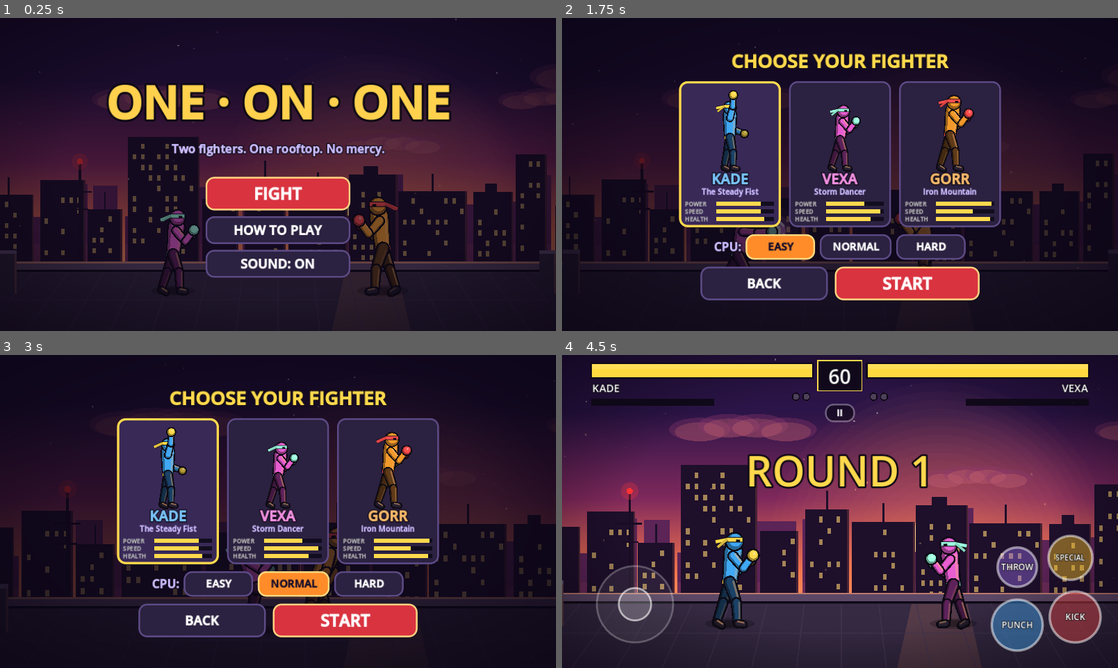
Above: before the commit, frames 1-4 (two rows, left to right).
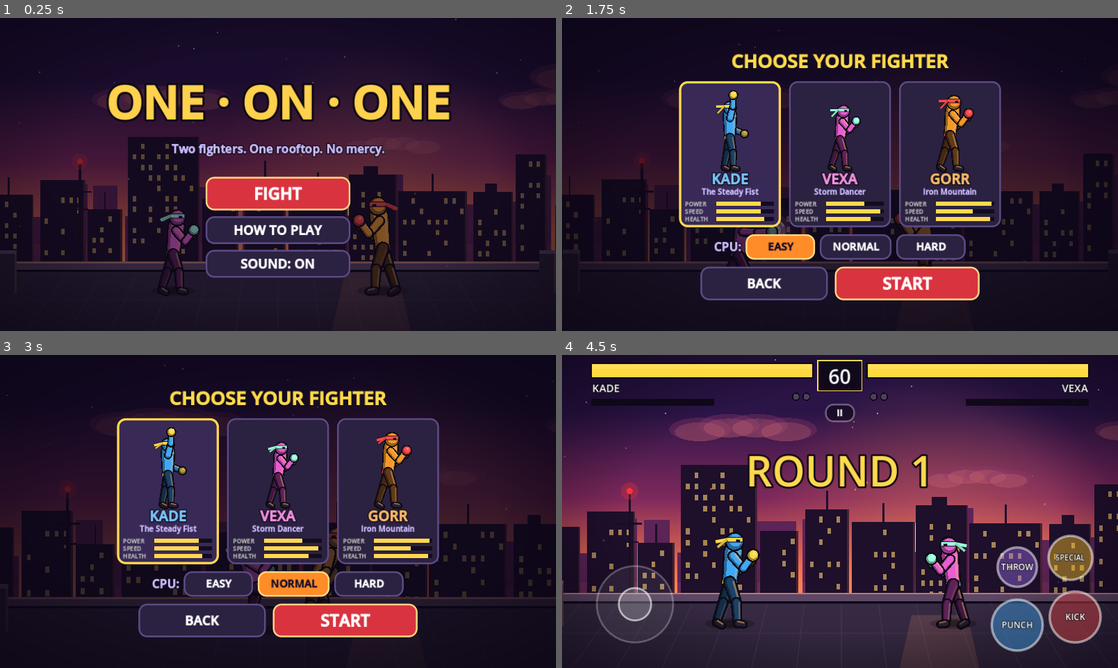
Above: after the commit, the same moments.

Repository: ravic906/One-on-one
Game: Godot game, scene res://scenes/main.tscn
Two runs of this game, one before a commit and one after it. Both use one fixed random seed, a clock stepped at 60 frames per second and the inputs below.
Inputs:
- Up to frame 1 (0.25 s): no input
- Up to frame 2 (1.75 s): click "FIGHT" at 0.5 s; click "EASY" at 1.25 s
- Up to frame 3 (3 s): click "EASY" at 2 s; click "NORMAL" at 2.75 s
- Up to frame 4 (4.5 s): click "NORMAL" at 3.5 s; click "START" at 4.25 s

The runs differ from the first frame. In frame 1, less than 0.1% of the frame differs, in the area x 7-94%, y 4-57%; in frame 2, less than 0.1%; in frame 3, less than 0.1%; in frame 4, 0.3%, in the area x 4-97%, y 1-96%.

Commit message:
Fix low frame rate on phones
- Render at CSS pixels instead of device pixel density (allow_hidpi
  off): about 9x fewer pixels on a 3x phone screen
- Background split into layers drawn once and moved for parallax,
  instead of re-issuing ~1,000 draw commands every frame; sun glow is
  one gradient sprite instead of 16 large translucent circles
- Full-screen dim/flash overlays only redraw while active; HUD only
  redraws when a value changes; select-screen portraits only animate
  while visible
- Capsule outlines use a precomputed half-circle (no per-point trig),
  fewer after-images and floating dust motes
- Cap catch-up physics steps at 3 per frame, drop unsupported 2D MSAA
- Add --fps developer flag (frame rate, frame time, draw calls)

Measured in headless Chromium (software rendering, phone viewport at
2.6x pixel density): 4.4 -> 16.7 fps, script time 257 -> 73 ms/frame.

Co-Authored-By: Claude Opus 5.5 <noreply@anthropic.com>
Claude-Session: https://claude.ai/code/session_013m1r7AJTYZ6FewADGF8ZPL

Diff:
--- a/project.godot
+++ b/project.godot
@@ -18,6 +18,7 @@
 window/stretch/mode="canvas_items"
 window/stretch/aspect="expand"
 window/handheld/orientation=4
+window/dpi/allow_hidpi=false
 
 [input_devices]
 
@@ -26,6 +27,7 @@
 [physics]
 
 common/physics_ticks_per_second=60
+common/max_physics_steps_per_frame=3
 
 [rendering]
 
@@ -33,4 +35,3 @@
 renderer/rendering_method.mobile="gl_compatibility"
 textures/vram_compression/import_etc2_astc=true
 environment/defaults/default_clear_color=Color(0.08, 0.06, 0.12, 1)
-anti_aliasing/quality/msaa_2d=1
--- a/scripts/arena.gd
+++ b/scripts/arena.gd
@@ -50,7 +50,12 @@
 var super_user: Fighter
 
 var _acc := 0.0
-var _bg_layer: Layer
+var _parallax: Array = []    ## [node, factor] pairs moved with the camera
+var _cloud_nodes: Array = []
+var _antenna_light: Layer
+var _light_on := false
+var _dark_drawn := false
+var _flash_drawn := false
 var _dark_layer: Layer
 var _fx_layer: Layer         ## normal blending: dust, motes
 var _glow_layer: Layer       ## additive blending: sparks, trails, projectiles
@@ -63,7 +68,7 @@
 
 func _init() -> void:
 	_build_stage()
-	_bg_layer = _make_layer(_draw_bg)
+	_build_stage_nodes()
 	_dark_layer = _make_layer(_draw_dark)
 	for i in 2:
 		var f := Fighter.new()
@@ -115,11 +120,48 @@
 	return tr
 
 
-func _make_layer(cb: Callable) -> Layer:
+func _make_layer(cb: Callable, parent: Node = null) -> Layer:
 	var l := Layer.new()
 	l.cb = cb
-	add_child(l)
+	(parent if parent else self).add_child(l)
 	return l
+
+
+## Background layers: each is drawn once and then only moved (parallax) by the camera.
+func _build_stage_nodes() -> void:
+	_parallax.append([_make_layer(_draw_sky), 0.0])
+	var sun := Node2D.new()
+	add_child(sun)
+	var glow := Sprite2D.new()
+	var g := Gradient.new()
+	g.offsets = PackedFloat32Array([0.0, 0.25, 1.0])
+	g.colors = PackedColorArray([Color(1.0, 0.6, 0.38, 0.55), Color(1.0, 0.55, 0.35, 0.32), Color(1.0, 0.5, 0.35, 0.0)])
+	var tex := GradientTexture2D.new()
+	tex.gradient = g
+	tex.fill = GradientTexture2D.FILL_RADIAL
+	tex.fill_from = Vector2(0.5, 0.5)
+	tex.fill_to = Vector2(1.0, 0.5)
+	tex.width = 128
+	tex.height = 128
+	glow.texture = tex
+	glow.position = SUN_POS
+	glow.scale = Vector2.ONE * (300.0 / 64.0)
+	sun.add_child(glow)
+	_make_layer(_draw_sun, sun)
+	_parallax.append([sun, 0.08])
+	var clouds := Node2D.new()
+	add_child(clouds)
+	for c in _clouds:
+		var cl := _make_layer(_draw_cloud.bind(c), clouds)
+		_cloud_nodes.append(cl)
+	_parallax.append([clouds, 0.15])
+	_parallax.append([_make_layer(_draw_skyline.bind(0)), 0.28])
+	_parallax.append([_make_layer(_draw_skyline.bind(1)), 0.52])
+	var ant := _make_layer(_draw_antenna)
+	_antenna_light = _make_layer(_draw_antenna_light, ant)
+	_parallax.append([ant, 0.55])
+	_make_layer(_draw_floor)
+	_parallax.append([_make_layer(_draw_reflection), 0.08])
 
 
 ## Starts a match. p2_ai is always on; p1_ai turns the match into a CPU-vs-CPU demo.
@@ -173,7 +215,6 @@
 
 func _process(delta: float) -> void:
 	_update_camera(delta)
-	_bg_layer.queue_redraw()
 	touch.visible = not demo and phase in ["intro", "fight", "ko"] and touch.wanted()
 
 
@@ -207,6 +248,8 @@
 		off = Vector2(randf_range(-shake, shake), randf_range(-shake, shake))
 	scale = Vector2(zoom, zoom)
 	position = vp * 0.5 - cam * zoom + off
+	for pl in _parallax:
+		pl[0].position = _par(pl[1])
 
 
 func _physics_process(_delta: float) -> void:
@@ -553,6 +596,14 @@
 			p.vel *= 0.94
 		p.life -= 1
 	parts = parts.filter(func(p): return p.life > 0)
+	for i in _clouds.size():
+		var c: Dictionary = _clouds[i]
+		var cx: float = fposmod(c.x + frame * c.speed + 900.0, D.W + 1800.0) - 900.0
+		_cloud_nodes[i].position = Vector2(cx, c.y)
+	var on := (frame / 40) % 2 == 0
+	if on != _light_on:
+		_light_on = on
+		_antenna_light.queue_redraw()
 	for m in _motes:
 		var mp: Vector2 = m.pos
 		mp += m.vel + Vector2(sin(frame * 0.02 + m.ph) * 0.15, 0)
@@ -568,15 +619,21 @@
 			f.disp_hp = f.hp
 	_fx_layer.queue_redraw()
 	_glow_layer.queue_redraw()
-	_dark_layer.queue_redraw()
-	_flash_layer.queue_redraw()
+	# Full-screen overlays only redraw while active (plus one frame to clear).
+	if super_flash > 0 or _dark_drawn:
+		_dark_layer.queue_redraw()
+		_dark_drawn = super_flash > 0
+	if white_flash > 0.01 or _flash_drawn:
+		_flash_layer.queue_redraw()
+		_flash_drawn = white_flash > 0.01
 
 
 ## Normal-blended effects: dust clouds and floating motes.
 func _draw_fx(ci: CanvasItem) -> void:
 	for m in _motes:
 		var a := 0.25 + 0.2 * sin(frame * 0.05 + m.ph)
-		ci.draw_circle(m.pos, m.r, Color(1.0, 0.8, 0.6, a))
+		var r: float = m.r
+		ci.draw_rect(Rect2(m.pos.x - r, m.pos.y - r, r * 2.0, r * 2.0), Color(1.0, 0.8, 0.6, a))
 	for p in parts:
 		if p.kind == "dust":
 			var k: float = float(p.life) / p.max
@@ -672,7 +729,7 @@
 	for i in 7:
 		_clouds.append({"x": rng.randf_range(-600, D.W + 600), "y": rng.randf_range(40, 230),
 			"w": rng.randf_range(90, 200), "speed": rng.randf_range(0.08, 0.25)})
-	for i in 26:
+	for i in 14:
 		_motes.append({"pos": Vector2(rng.randf_range(-200, D.W + 200), rng.randf_range(150, D.FLOOR)),
 			"vel": Vector2(rng.randf_range(0.1, 0.35), rng.randf_range(-0.25, -0.05)),
 			"r": rng.randf_range(1.0, 2.4), "ph": rng.randf() * TAU})
@@ -683,94 +740,99 @@
 	return (cam - Vector2(D.W * 0.5, D.H * 0.5)) * (1.0 - f)
 
 
-func _draw_bg(ci: CanvasItem) -> void:
-	var top := -500.0
-	var bottom := D.H + 500.0
-	var L := -900.0
-	var R := D.W + 900.0
-	# Sky gradient (dusk), fixed to the screen.
-	ci.draw_set_transform(_par(0.0), 0.0, Vector2.ONE)
-	var bands := [Color(0.06, 0.04, 0.14), Color(0.17, 0.08, 0.28), Color(0.5, 0.16, 0.36), Color(0.96, 0.46, 0.3), Color(1.0, 0.62, 0.36)]
-	var ys := [top, 110.0, 250.0, 370.0, 430.0]
-	for i in bands.size() - 1:
-		var pts := PackedVector2Array([Vector2(L, ys[i]), Vector2(R, ys[i]), Vector2(R, ys[i + 1]), Vector2(L, ys[i + 1])])
-		ci.draw_polygon(pts, PackedColorArray([bands[i], bands[i], bands[i + 1], bands[i + 1]]))
-	ci.draw_set_transform(_par(0.03), 0.0, Vector2.ONE)
+const SUN_POS := Vector2(640, 340)
+const HORIZON := 420.0
+const BG_L := -900.0
+const BG_R := D.W + 900.0
+const SKY := [Color(0.06, 0.04, 0.14), Color(0.17, 0.08, 0.28), Color(0.5, 0.16, 0.36), Color(0.96, 0.46, 0.3), Color(1.0, 0.62, 0.36)]
+
+
+func _draw_sky(ci: CanvasItem) -> void:
+	var ys := [-500.0, 110.0, 250.0, 370.0, 430.0]
+	for i in SKY.size() - 1:
+		var pts := PackedVector2Array([Vector2(BG_L, ys[i]), Vector2(BG_R, ys[i]), Vector2(BG_R, ys[i + 1]), Vector2(BG_L, ys[i + 1])])
+		ci.draw_polygon(pts, PackedColorArray([SKY[i], SKY[i], SKY[i + 1], SKY[i + 1]]))
 	for st in _stars:
-		var tw := 0.45 + 0.35 * sin(frame * 0.05 + st.x)
-		ci.draw_circle(st, 1.3, Color(1, 1, 1, tw * clampf((260.0 - st.y) / 200.0, 0.0, 1.0)))
-	# Setting sun with glow and retro bands.
-	ci.draw_set_transform(_par(0.08), 0.0, Vector2.ONE)
-	var sun := Vector2(640, 340)
-	for i in 16:
-		ci.draw_circle(sun, 66.0 + i * 14.0, Color(1.0, 0.55, 0.35, 0.028))
-	ci.draw_circle(sun, 64, Color(1.0, 0.72, 0.42))
-	ci.draw_circle(sun + Vector2(0, -10), 52, Color(1.0, 0.84, 0.55))
+		var a := clampf((260.0 - st.y) / 200.0, 0.0, 1.0) * (0.5 + 0.4 * fposmod(st.x * 0.37, 1.0))
+		ci.draw_rect(Rect2(st.x - 1.0, st.y - 1.0, 2.2, 2.2), Color(1, 1, 1, a))
+
+
+func _draw_sun(ci: CanvasItem) -> void:
+	ci.draw_circle(SUN_POS, 64, Color(1.0, 0.72, 0.42))
+	ci.draw_circle(SUN_POS + Vector2(0, -10), 52, Color(1.0, 0.84, 0.55))
 	for i in 5:
-		var by := sun.y + 8.0 + i * 11.0
-		ci.draw_rect(Rect2(sun.x - 70, by, 140, 2.0 + i * 1.3), bands[3])
-	# Drifting clouds lit from below.
-	ci.draw_set_transform(_par(0.15), 0.0, Vector2.ONE)
-	for c in _clouds:
-		var cx: float = fposmod(c.x + frame * c.speed + 900.0, D.W + 1800.0) - 900.0
-		var cy: float = c.y
-		var cw: float = c.w
-		for j in 4:
-			var o := Vector2(cx + (j - 1.5) * cw * 0.3, cy + absf(j - 1.5) * 6.0)
-			ci.draw_set_transform(_par(0.15) + o, 0.0, Vector2(1.0, 0.38))
-			ci.draw_circle(Vector2.ZERO, cw * 0.32, Color(0.55, 0.22, 0.42, 0.35))
-			ci.draw_circle(Vector2(0, 10), cw * 0.26, Color(1.0, 0.55, 0.45, 0.18))
-	# Skyline silhouettes: far layer then near layer.
-	var horizon := 420.0
-	for layer in 2:
-		ci.draw_set_transform(_par(0.28 if layer == 0 else 0.52), 0.0, Vector2.ONE)
-		for b in _skyline:
-			if b.layer != layer:
-				continue
-			var col := Color(0.36, 0.14, 0.34) if layer == 0 else Color(0.12, 0.06, 0.17)
-			var bx: float = b.x
-			var bw: float = b.w
-			var bh: float = b.h
-			ci.draw_rect(Rect2(bx, horizon - bh, bw, bh + 40.0), col)
-			if layer == 1:
-				ci.draw_rect(Rect2(bx + bw - 3.0, horizon - bh, 3.0, bh), Color(1.0, 0.5, 0.35, 0.18))
-				match int(b.roof):
-					1:
-						ci.draw_rect(Rect2(bx + bw * 0.3, horizon - bh - 14.0, bw * 0.3, 14.0), col)
-					2:
-						ci.draw_line(Vector2(bx + bw * 0.5, horizon - bh), Vector2(bx + bw * 0.5, horizon - bh - 30.0), col, 3.0)
-				for wv in b.wins:
-					ci.draw_rect(Rect2(bx + wv.x, horizon - bh + wv.y, 6, 9), Color(1.0, 0.83, 0.45, 0.6))
-		if layer == 0:
-			ci.draw_rect(Rect2(L, horizon - 30.0, R - L, 70.0), Color(1.0, 0.45, 0.4, 0.1))
-	# Antenna with a blinking light.
-	ci.draw_set_transform(_par(0.55), 0.0, Vector2.ONE)
+		var by := SUN_POS.y + 8.0 + i * 11.0
+		ci.draw_rect(Rect2(SUN_POS.x - 70, by, 140, 2.0 + i * 1.3), SKY[3])
+
+
+func _draw_cloud(ci: CanvasItem, c: Dictionary) -> void:
+	var cw: float = c.w
+	for j in 4:
+		var o := Vector2((j - 1.5) * cw * 0.3, absf(j - 1.5) * 6.0)
+		ci.draw_set_transform(o, 0.0, Vector2(1.0, 0.38))
+		ci.draw_circle(Vector2.ZERO, cw * 0.32, Color(0.55, 0.22, 0.42, 0.35))
+		ci.draw_circle(Vector2(0, 10), cw * 0.26, Color(1.0, 0.55, 0.45, 0.18))
+	ci.draw_set_transform(Vector2.ZERO, 0.0, Vector2.ONE)
+
+
+func _draw_skyline(ci: CanvasItem, layer: int) -> void:
+	for b in _skyline:
+		if b.layer != layer:
+			continue
+		var col := Color(0.36, 0.14, 0.34) if layer == 0 else Color(0.12, 0.06, 0.17)
+		var bx: float = b.x
+		var bw: float = b.w
+		var bh: float = b.h
+		ci.draw_rect(Rect2(bx, HORIZON - bh, bw, bh + 40.0), col)
+		if layer == 1:
+			ci.draw_rect(Rect2(bx + bw - 3.0, HORIZON - bh, 3.0, bh), Color(1.0, 0.5, 0.35, 0.18))
+			match int(b.roof):
+				1:
+					ci.draw_rect(Rect2(bx + bw * 0.3, HORIZON - bh - 14.0, bw * 0.3, 14.0), col)
+				2:
+					ci.draw_line(Vector2(bx + bw * 0.5, HORIZON - bh), Vector2(bx + bw * 0.5, HORIZON - bh - 30.0), col, 3.0)
+			for wv in b.wins:
+				ci.draw_rect(Rect2(bx + wv.x, HORIZON - bh + wv.y, 6, 9), Color(1.0, 0.83, 0.45, 0.6))
+	if layer == 0:
+		ci.draw_rect(Rect2(BG_L, HORIZON - 30.0, BG_R - BG_L, 70.0), Color(1.0, 0.45, 0.4, 0.1))
+
+
+func _draw_antenna(ci: CanvasItem) -> void:
 	var dk := Color(0.1, 0.05, 0.14)
 	ci.draw_line(Vector2(140, 440), Vector2(140, 250), dk, 4)
 	ci.draw_line(Vector2(120, 300), Vector2(160, 300), dk, 3)
 	ci.draw_line(Vector2(126, 330), Vector2(154, 330), dk, 3)
-	if (frame / 40) % 2 == 0:
+
+
+func _draw_antenna_light(ci: CanvasItem) -> void:
+	if _light_on:
 		ci.draw_circle(Vector2(140, 248), 5, Color(1, 0.2, 0.2))
 		ci.draw_circle(Vector2(140, 248), 14, Color(1, 0.2, 0.2, 0.25))
-	# Rooftop floor (moves with the fighters).
-	ci.draw_set_transform(Vector2.ZERO, 0.0, Vector2.ONE)
-	var floor_pts := PackedVector2Array([Vector2(L, horizon), Vector2(R, horizon), Vector2(R, bottom), Vector2(L, bottom)])
+
+
+## Warm sun reflection streaking across the roof; moves with the sun layer.
+func _draw_reflection(ci: CanvasItem) -> void:
+	var bottom := D.H + 500.0
+	var sx := SUN_POS.x
+	var refl := PackedVector2Array([Vector2(sx - 45, HORIZON + 18), Vector2(sx + 45, HORIZON + 18), Vector2(sx + 180, bottom), Vector2(sx - 180, bottom)])
+	ci.draw_polygon(refl, PackedColorArray([Color(1, 0.6, 0.4, 0.16), Color(1, 0.6, 0.4, 0.16), Color(1, 0.6, 0.4, 0.0), Color(1, 0.6, 0.4, 0.0)]))
+
+
+func _draw_floor(ci: CanvasItem) -> void:
+	var bottom := D.H + 500.0
+	var floor_pts := PackedVector2Array([Vector2(BG_L, HORIZON), Vector2(BG_R, HORIZON), Vector2(BG_R, bottom), Vector2(BG_L, bottom)])
 	var f_top := Color(0.22, 0.17, 0.27)
 	var f_bot := Color(0.06, 0.05, 0.1)
 	ci.draw_polygon(floor_pts, PackedColorArray([f_top, f_top, f_bot, f_bot]))
-	# Warm sun reflection streaking across the roof.
-	var sx := 640.0 + _par(0.08).x
-	var refl := PackedVector2Array([Vector2(sx - 45, horizon + 18), Vector2(sx + 45, horizon + 18), Vector2(sx + 180, bottom), Vector2(sx - 180, bottom)])
-	ci.draw_polygon(refl, PackedColorArray([Color(1, 0.6, 0.4, 0.16), Color(1, 0.6, 0.4, 0.16), Color(1, 0.6, 0.4, 0.0), Color(1, 0.6, 0.4, 0.0)]))
-	ci.draw_rect(Rect2(L, horizon, R - L, 14), Color(0.36, 0.28, 0.4))
-	ci.draw_rect(Rect2(L, horizon, R - L, 3), Color(1.0, 0.62, 0.45, 0.6))
-	ci.draw_rect(Rect2(L, horizon + 14, R - L, 4), Color(0.06, 0.04, 0.09))
+	ci.draw_rect(Rect2(BG_L, HORIZON, BG_R - BG_L, 14), Color(0.36, 0.28, 0.4))
+	ci.draw_rect(Rect2(BG_L, HORIZON, BG_R - BG_L, 3), Color(1.0, 0.62, 0.45, 0.6))
+	ci.draw_rect(Rect2(BG_L, HORIZON + 14, BG_R - BG_L, 4), Color(0.06, 0.04, 0.09))
 	for i in range(-16, 30):
 		var x0 := i * 60.0
-		ci.draw_line(Vector2(x0, horizon + 18), Vector2(D.W * 0.5 + (x0 - D.W * 0.5) * 2.2, bottom), Color(0.26, 0.2, 0.31, 0.7), 2)
+		ci.draw_line(Vector2(x0, HORIZON + 18), Vector2(D.W * 0.5 + (x0 - D.W * 0.5) * 2.2, bottom), Color(0.26, 0.2, 0.31, 0.7), 2)
 	for j in 5:
-		var ly := horizon + 18.0 + pow(j / 5.0, 1.6) * (bottom - horizon)
-		ci.draw_line(Vector2(L, ly), Vector2(R, ly), Color(0.26, 0.2, 0.31, 0.5), 1.5)
+		var ly := HORIZON + 18.0 + pow(j / 5.0, 1.6) * (bottom - HORIZON)
+		ci.draw_line(Vector2(BG_L, ly), Vector2(BG_R, ly), Color(0.26, 0.2, 0.31, 0.5), 1.5)
 	# Corner pillars (stage edges) with a warm rim.
 	for wx in [D.STAGE_L - 38.0, D.STAGE_R + 8.0]:
 		ci.draw_rect(Rect2(wx, D.FLOOR - 70, 30, 74), Color(0.2, 0.16, 0.25))
--- a/scripts/fighter.gd
+++ b/scripts/fighter.gd
@@ -480,7 +480,7 @@
 	# After-images while dashing or during the super rush.
 	var fast: bool = state == "dash" or (state == "attack" and move.get("super", false) and mf > int(move.s))
 	if fast and state_t % 2 == 0:
-		ghosts.append({"pos": position, "pose": rp.duplicate(), "fc": facing, "life": 12})
+		ghosts.append({"pos": position, "pose": rp.duplicate(), "fc": facing, "life": 8})
 	for g in ghosts:
 		g.life -= 1
 	ghosts = ghosts.filter(func(g): return g.life > 0)
@@ -495,7 +495,7 @@
 	draw_circle(Vector2.ZERO, 28.0 * s * (1.0 - h), Color(0, 0, 0, 0.3))
 	draw_set_transform(Vector2.ZERO, 0.0, Vector2.ONE)
 	for g in ghosts:
-		var k: float = g.life / 12.0
+		var k: float = g.life / 8.0
 		draw_body(self, g.pose, ch, g.fc, false, 0.45 * k, anim_t,
 			Transform2D(0.0, g.pos - position), Color(ch.accent, 1.0))
 	var alpha := 1.0
@@ -544,17 +544,30 @@
 const RIM := Color(1.0, 0.72, 0.45)
 
 
+## Unit half-circle in a frame where +x points along the capsule (precomputed once).
+static var _HALF: Array = _make_half()
+
+
+static func _make_half() -> Array:
+	var out := []
+	for i in 7:
+		var t := -PI * 0.5 + PI * i / 6.0
+		out.append(Vector2(cos(t), sin(t)))
+	return out
+
+
 ## Outline of a tapered capsule from a (radius ra) to b (radius rb).
 static func _capsule(a: Vector2, b: Vector2, ra: float, rb: float) -> PackedVector2Array:
 	var d := b - a
-	var ang := d.angle() if d.length() > 0.001 else PI * 0.5
+	var l := d.length()
+	d = d / l if l > 0.001 else Vector2(0, 1)
+	var n := d.orthogonal()
 	var pts := PackedVector2Array()
+	pts.resize(14)
 	for i in 7:
-		var t := ang - PI * 0.5 + PI * i / 6.0
-		pts.append(b + Vector2(cos(t), sin(t)) * rb)
-	for i in 7:
-		var t := ang + PI * 0.5 + PI * i / 6.0
-		pts.append(a + Vector2(cos(t), sin(t)) * ra)
+		var u: Vector2 = _HALF[i]
+		pts[i] = b + (d * u.x + n * u.y) * rb
+		pts[7 + i] = a + (-d * u.x - n * u.y) * ra
 	return pts
 
 
--- a/scripts/hud.gd
+++ b/scripts/hud.gd
@@ -11,8 +11,23 @@
 	font = ThemeDB.fallback_font
 
 
+var _last_sig := []
+
+
+## Only redraw when something on screen actually changes.
 func _process(_delta: float) -> void:
-	queue_redraw()
+	var sig := [visible]
+	if arena and arena.fighters.size() == 2:
+		var an: Dictionary = arena.ann
+		sig = [arena.phase, arena.demo, arena.showcase, ceili(maxf(0.0, arena.timer_frames) / 60.0),
+			an.text, an.t if an.t < 101 else -1, arena.wins[0], arena.wins[1], size]
+		for f in arena.fighters:
+			var full: bool = f.meter >= 100.0
+			sig.append_array([f.hp, int(f.disp_hp), int(f.meter), f.combo_n if f.combo_show > 0 else 0,
+				int(Time.get_ticks_msec() / 120) % 2 if full else -1])
+	if sig != _last_sig:
+		_last_sig = sig
+		queue_redraw()
 
 
 func _text(pos: Vector2, s: String, size: int, col: Color, align := HORIZONTAL_ALIGNMENT_CENTER, width := -1.0, outline := 6) -> void:
--- a/scripts/main.gd
+++ b/scripts/main.gd
@@ -11,6 +11,8 @@
 	var font: Font
 
 	func _process(delta: float) -> void:
+		if not is_visible_in_tree():
+			return
 		t += delta
 		queue_redraw()
 
@@ -44,6 +46,8 @@
 var result_title: Label
 var result_sub: Label
 var result_stats: Label
+var fps_label: Label
+var _fps_t := 0.0
 
 
 func _ready() -> void:
@@ -70,7 +74,8 @@
 
 
 ## Developer launch flags (after "--"): --showcase runs a CPU-vs-CPU match with the HUD,
-## --slowmo=0.2 slows the whole game down (handy for capturing trailers and screenshots).
+## --slowmo=0.2 slows the whole game down (handy for capturing trailers and screenshots),
+## --fps shows frame rate, frame time and draw calls in the corner (and logs them once a second).
 func _apply_dev_flags() -> void:
 	for arg in OS.get_cmdline_user_args():
 		if arg == "--showcase":
@@ -79,9 +84,26 @@
 			show_screen("")
 		elif arg.begins_with("--slowmo="):
 			Engine.time_scale = clampf(float(arg.get_slice("=", 1)), 0.05, 1.0)
-
-
-func _process(_delta: float) -> void:
+		elif arg == "--fps":
+			var layer := CanvasLayer.new()
+			layer.layer = 20
+			add_child(layer)
+			fps_label = _label("", 14, Color(0.6, 1.0, 0.6), 4)
+			fps_label.horizontal_alignment = HORIZONTAL_ALIGNMENT_LEFT
+			fps_label.position = Vector2(8, 120)
+			layer.add_child(fps_label)
+
+
+func _process(delta: float) -> void:
+	if fps_label:
+		_fps_t += delta
+		if _fps_t >= 1.0:
+			_fps_t = 0.0
+			var txt := "FPS %d  process %.1f ms  draws %d" % [Engine.get_frames_per_second(),
+				Performance.get_monitor(Performance.TIME_PROCESS) * 1000.0,
+				Performance.get_monitor(Performance.RENDER_TOTAL_DRAW_CALLS_IN_FRAME)]
+			fps_label.text = txt
+			print("PERF ", txt)
 	pause_btn.visible = not arena.demo and not arena.paused and arena.phase in ["intro", "fight", "ko"]
 
 
